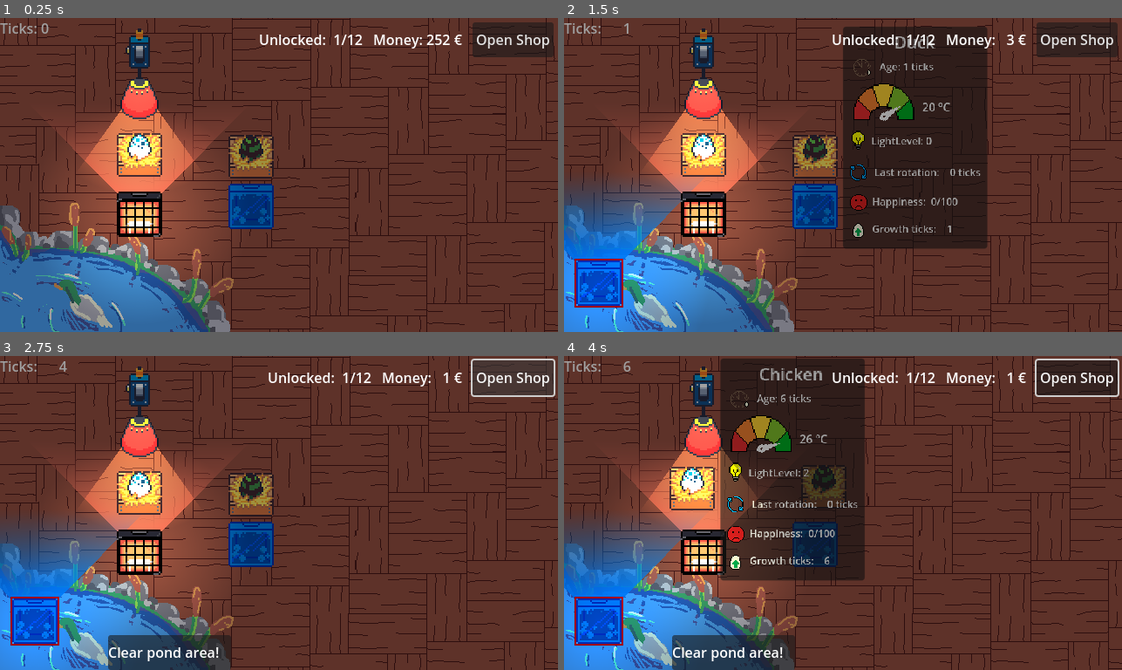
Above: before the commit, frames 1-4 (two rows, left to right).
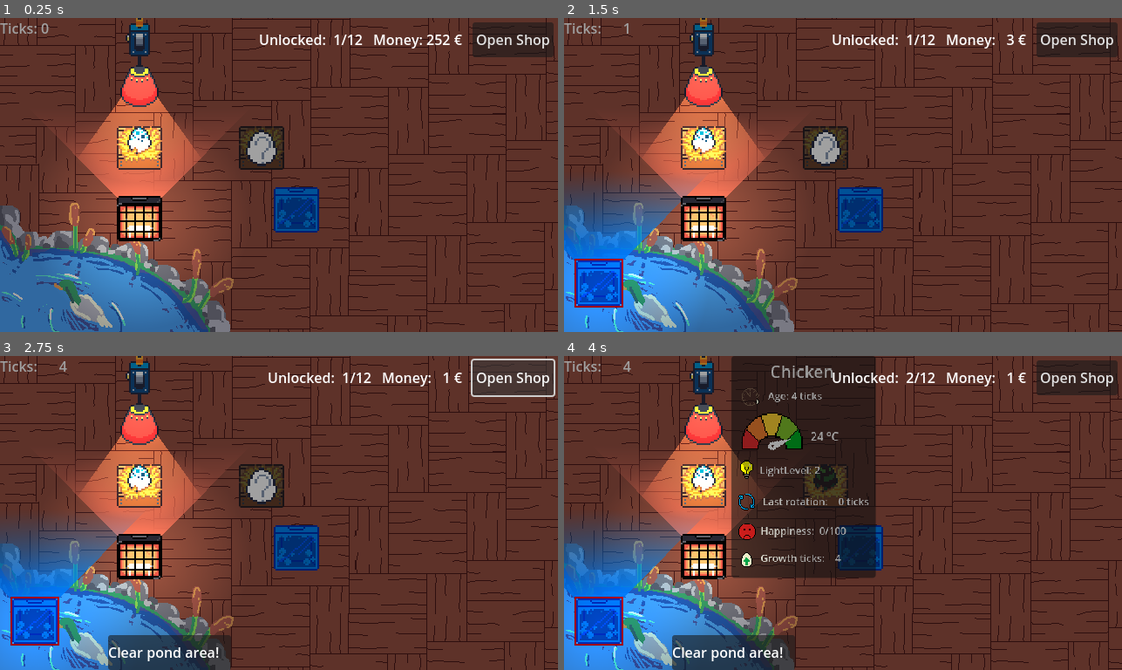
Above: after the commit, the same moments.

Repository: Chris-GW/eggs_incubation_station
Game: Godot game, scene res://main.tscn
The game is run twice, just before and just after one commit, with the same random seed, the same clock (stepped at 60 frames per second) and the same inputs. Sound files missing from this copy of the repository are replaced by a short silence.
Inputs (mouse positions are in pixels of both pictures, inside the frame that each line leads up to):
- Up to frame 1 (0.25 s): no input
- Up to frame 2 (1.5 s): click "Open Shop" at 0.5 s; click (826, 146) at 1.27 s
- Up to frame 3 (2.75 s): click "Open Shop" at 2 s
- Up to frame 4 (4 s): click (826, 484) at 2.77 s; click (681, 484) at 3.5 s, where only the run after the commit has a clickable "choose"

The runs differ from the first frame. In frame 1, 7.8% of the frame differs, in the area x 10-58%, y 0-72%; in frame 2, 23%, in the area x 10-76%, y 0-74%; in frame 3, 7.8%; in frame 4, 12%.

Commit message:
fix turtle, lion and cat. Little starting map changes. map snap to 5 pixel

Diff:
--- a/main.tscn
+++ b/main.tscn
@@ -1,11 +1,10 @@
-[gd_scene load_steps=11 format=3 uid="uid://dfyxn8l8uy0hm"]
+[gd_scene load_steps=10 format=3 uid="uid://dfyxn8l8uy0hm"]
 
 [ext_resource type="Script" uid="uid://jvepttfn2388" path="res://scripts/main.gd" id="1_ig7tw"]
 [ext_resource type="PackedScene" uid="uid://b7xwoymju70oo" path="res://scenes/incubation_station.tscn" id="2_0xm2m"]
 [ext_resource type="Texture2D" uid="uid://dd8oevjpleq1c" path="res://assets/egg_bg_game_jam_July_2025.png" id="2_efxa6"]
 [ext_resource type="Resource" uid="uid://igwpka7ehvvf" path="res://scripts/egg_creatures/creature_chicken.tres" id="3_1bvp3"]
 [ext_resource type="PackedScene" uid="uid://bb2c5mlyg7sy4" path="res://scenes/devices/heater.tscn" id="3_h2yge"]
-[ext_resource type="Resource" uid="uid://5hgtftfyu4uv" path="res://scripts/egg_creatures/creature_duck.tres" id="4_lquwl"]
 [ext_resource type="PackedScene" uid="uid://m7nn74deuc3m" path="res://scenes/devices/hanging_lamp.tscn" id="6_7mycd"]
 [ext_resource type="PackedScene" uid="uid://brnwpac523qw7" path="res://scenes/devices/cooler.tscn" id="7_272bh"]
 [ext_resource type="PackedScene" uid="uid://dv57jw1jlbgw" path="res://scenes/shop/device_shop.tscn" id="9_kek77"]
@@ -37,22 +36,21 @@
 [node name="Map" type="Node2D" parent="."]
 
 [node name="IncubationStation1" parent="Map" instance=ExtResource("2_0xm2m")]
-position = Vector2(160, 158)
+position = Vector2(160, 150)
 starting_egg_creature = ExtResource("3_1bvp3")
 
 [node name="IncubationStation2" parent="Map" instance=ExtResource("2_0xm2m")]
-position = Vector2(288, 160)
-starting_egg_creature = ExtResource("4_lquwl")
+position = Vector2(300, 150)
 
 [node name="Heater" parent="Map" instance=ExtResource("3_h2yge")]
-position = Vector2(160, 225)
+position = Vector2(160, 230)
+
+[node name="Cooler" parent="Map" instance=ExtResource("7_272bh")]
+position = Vector2(340, 220)
+enabled = false
 
 [node name="HangingLamp" parent="Map" instance=ExtResource("6_7mycd")]
-position = Vector2(160, 64)
-
-[node name="Cooler" parent="Map" instance=ExtResource("7_272bh")]
-position = Vector2(288, 216)
-enabled = false
+position = Vector2(160, 50)
 
 [node name="GameTickTimer" type="Timer" parent="."]
 wait_time = 0.5
--- a/scripts/devices/draggable.gd
+++ b/scripts/devices/draggable.gd
@@ -4,7 +4,7 @@
 signal dragg_started
 signal dragg_ended
 
-const MAP_SNAP := 10.0
+const MAP_SNAP := 5.0
 const MAP_BOARDER := Vector2.ONE * 20.0
 const MIN_MAP_POSITION := Vector2.ZERO + MAP_BOARDER
 const MAX_MAP_POSITION := Vector2(640.0, 360.0) - MAP_BOARDER
--- a/scripts/egg_creatures/creature_cat.tres
+++ b/scripts/egg_creatures/creature_cat.tres
@@ -4,67 +4,67 @@
 [ext_resource type="Texture2D" uid="uid://cxtliepbtfjd6" path="res://assets/eggs/Creatures Color.png" id="2_yjov8"]
 [ext_resource type="Texture2D" uid="uid://db3gu7d6rsodx" path="res://assets/eggs/Colorful.png" id="3_7ll81"]
 
-[sub_resource type="AtlasTexture" id="AtlasTexture_i4m6e"]
+[sub_resource type="AtlasTexture" id="AtlasTexture_08q7o"]
 atlas = ExtResource("2_yjov8")
-region = Rect2(0, 0, 18, 16)
+region = Rect2(18, 0, 18, 16)
 
-[sub_resource type="AtlasTexture" id="AtlasTexture_0embw"]
+[sub_resource type="AtlasTexture" id="AtlasTexture_yjov8"]
 atlas = ExtResource("3_7ll81")
-region = Rect2(0, 16, 16, 16)
+region = Rect2(0, 304, 16, 16)
 
-[sub_resource type="AtlasTexture" id="AtlasTexture_2axbv"]
+[sub_resource type="AtlasTexture" id="AtlasTexture_7ll81"]
 atlas = ExtResource("3_7ll81")
-region = Rect2(16, 16, 16, 16)
+region = Rect2(16, 304, 16, 16)
 
-[sub_resource type="AtlasTexture" id="AtlasTexture_uabnv"]
+[sub_resource type="AtlasTexture" id="AtlasTexture_sovga"]
 atlas = ExtResource("3_7ll81")
-region = Rect2(32, 16, 16, 16)
+region = Rect2(32, 304, 16, 16)
 
-[sub_resource type="AtlasTexture" id="AtlasTexture_c605h"]
+[sub_resource type="AtlasTexture" id="AtlasTexture_kg85p"]
 atlas = ExtResource("3_7ll81")
-region = Rect2(48, 16, 16, 16)
+region = Rect2(48, 304, 16, 16)
 
-[sub_resource type="AtlasTexture" id="AtlasTexture_eu0v8"]
+[sub_resource type="AtlasTexture" id="AtlasTexture_b72yv"]
 atlas = ExtResource("3_7ll81")
-region = Rect2(64, 16, 16, 16)
+region = Rect2(64, 304, 16, 16)
 
-[sub_resource type="AtlasTexture" id="AtlasTexture_vltrw"]
+[sub_resource type="AtlasTexture" id="AtlasTexture_6nkgw"]
 atlas = ExtResource("3_7ll81")
-region = Rect2(80, 16, 16, 16)
+region = Rect2(80, 304, 16, 16)
 
-[sub_resource type="AtlasTexture" id="AtlasTexture_t36fo"]
+[sub_resource type="AtlasTexture" id="AtlasTexture_w8c7q"]
 atlas = ExtResource("3_7ll81")
-region = Rect2(96, 16, 16, 16)
+region = Rect2(96, 304, 16, 16)
 
-[sub_resource type="AtlasTexture" id="AtlasTexture_r8mrl"]
+[sub_resource type="AtlasTexture" id="AtlasTexture_o5g1h"]
 atlas = ExtResource("3_7ll81")
-region = Rect2(112, 16, 16, 16)
+region = Rect2(112, 304, 16, 16)
 
-[sub_resource type="AtlasTexture" id="AtlasTexture_46037"]
+[sub_resource type="AtlasTexture" id="AtlasTexture_sph5f"]
 atlas = ExtResource("3_7ll81")
-region = Rect2(128, 16, 16, 16)
+region = Rect2(128, 304, 16, 16)
 
-[sub_resource type="AtlasTexture" id="AtlasTexture_nq0ts"]
+[sub_resource type="AtlasTexture" id="AtlasTexture_ing3w"]
 atlas = ExtResource("3_7ll81")
-region = Rect2(144, 16, 16, 16)
+region = Rect2(144, 304, 16, 16)
 
-[sub_resource type="AtlasTexture" id="AtlasTexture_yflqx"]
+[sub_resource type="AtlasTexture" id="AtlasTexture_grf1g"]
 atlas = ExtResource("3_7ll81")
-region = Rect2(160, 16, 16, 16)
+region = Rect2(160, 304, 16, 16)
 
-[sub_resource type="AtlasTexture" id="AtlasTexture_81p00"]
+[sub_resource type="AtlasTexture" id="AtlasTexture_vyxmp"]
 atlas = ExtResource("3_7ll81")
-region = Rect2(176, 16, 16, 16)
+region = Rect2(176, 304, 16, 16)
 
-[sub_resource type="AtlasTexture" id="AtlasTexture_q7o7c"]
+[sub_resource type="AtlasTexture" id="AtlasTexture_l5jsr"]
 atlas = ExtResource("3_7ll81")
-region = Rect2(192, 16, 16, 16)
+region = Rect2(192, 304, 16, 16)
 
-[sub_resource type="SpriteFrames" id="SpriteFrames_08q7o"]
+[sub_resource type="SpriteFrames" id="SpriteFrames_f5pse"]
 animations = [{
 "frames": [{
 "duration": 1.0,
-"texture": SubResource("AtlasTexture_i4m6e")
+"texture": SubResource("AtlasTexture_08q7o")
 }],
 "loop": true,
 "name": &"creature",
@@ -72,43 +72,43 @@
 }, {
 "frames": [{
 "duration": 1.0,
-"texture": SubResource("AtlasTexture_0embw")
+"texture": SubResource("AtlasTexture_yjov8")
 }, {
 "duration": 1.0,
-"texture": SubResource("AtlasTexture_2axbv")
+"texture": SubResource("AtlasTexture_7ll81")
 }, {
 "duration": 1.0,
-"texture": SubResource("AtlasTexture_uabnv")
+"texture": SubResource("AtlasTexture_sovga")
 }, {
 "duration": 1.0,
-"texture": SubResource("AtlasTexture_c605h")
+"texture": SubResource("AtlasTexture_kg85p")
 }, {
 "duration": 1.0,
-"texture": SubResource("AtlasTexture_eu0v8")
+"texture": SubResource("AtlasTexture_b72yv")
 }, {
 "duration": 1.0,
-"texture": SubResource("AtlasTexture_vltrw")
+"texture": SubResource("AtlasTexture_6nkgw")
 }, {
 "duration": 1.0,
-"texture": SubResource("AtlasTexture_t36fo")
+"texture": SubResource("AtlasTexture_w8c7q")
 }, {
 "duration": 1.0,
-"texture": SubResource("AtlasTexture_r8mrl")
+"texture": SubResource("AtlasTexture_o5g1h")
 }, {
 "duration": 1.0,
-"texture": SubResource("AtlasTexture_46037")
+"texture": SubResource("AtlasTexture_sph5f")
 }, {
 "duration": 1.0,
-"texture": SubResource("AtlasTexture_nq0ts")
+"texture": SubResource("AtlasTexture_ing3w")
 }, {
 "duration": 1.0,
-"texture": SubResource("AtlasTexture_yflqx")
+"texture": SubResource("AtlasTexture_grf1g")
 }, {
 "duration": 1.0,
-"texture": SubResource("AtlasTexture_81p00")
+"texture": SubResource("AtlasTexture_vyxmp")
 }, {
 "duration": 1.0,
-"texture": SubResource("AtlasTexture_q7o7c")
+"texture": SubResource("AtlasTexture_l5jsr")
 }],
 "loop": true,
 "name": &"egg",
--- a/scripts/egg_creatures/creature_lion.tres
+++ b/scripts/egg_creatures/creature_lion.tres
@@ -4,9 +4,9 @@
 [ext_resource type="Texture2D" uid="uid://cxtliepbtfjd6" path="res://assets/eggs/Creatures Color.png" id="2_btf7q"]
 [ext_resource type="Texture2D" uid="uid://db3gu7d6rsodx" path="res://assets/eggs/Colorful.png" id="3_vsl3l"]
 
-[sub_resource type="AtlasTexture" id="AtlasTexture_21i8b"]
+[sub_resource type="AtlasTexture" id="AtlasTexture_56myv"]
 atlas = ExtResource("2_btf7q")
-region = Rect2(0, 32, 18, 16)
+region = Rect2(18, 32, 18, 16)
 
 [sub_resource type="AtlasTexture" id="AtlasTexture_xbjme"]
 atlas = ExtResource("3_vsl3l")
@@ -64,7 +64,7 @@
 animations = [{
 "frames": [{
 "duration": 1.0,
-"texture": SubResource("AtlasTexture_21i8b")
+"texture": SubResource("AtlasTexture_56myv")
 }],
 "loop": true,
 "name": &"creature",
--- a/scripts/egg_creatures/creature_turtle.tres
+++ b/scripts/egg_creatures/creature_turtle.tres
@@ -4,67 +4,67 @@
 [ext_resource type="Texture2D" uid="uid://cxtliepbtfjd6" path="res://assets/eggs/Creatures Color.png" id="2_2lhgw"]
 [ext_resource type="Texture2D" uid="uid://db3gu7d6rsodx" path="res://assets/eggs/Colorful.png" id="3_xpqec"]
 
-[sub_resource type="AtlasTexture" id="AtlasTexture_i4m6e"]
+[sub_resource type="AtlasTexture" id="AtlasTexture_g3uog"]
 atlas = ExtResource("2_2lhgw")
-region = Rect2(0, 0, 18, 16)
+region = Rect2(36, 0, 18, 16)
 
-[sub_resource type="AtlasTexture" id="AtlasTexture_0embw"]
+[sub_resource type="AtlasTexture" id="AtlasTexture_2lhgw"]
 atlas = ExtResource("3_xpqec")
-region = Rect2(0, 16, 16, 16)
+region = Rect2(0, 464, 16, 16)
 
-[sub_resource type="AtlasTexture" id="AtlasTexture_2axbv"]
+[sub_resource type="AtlasTexture" id="AtlasTexture_xpqec"]
 atlas = ExtResource("3_xpqec")
-region = Rect2(16, 16, 16, 16)
+region = Rect2(16, 464, 16, 16)
 
-[sub_resource type="AtlasTexture" id="AtlasTexture_uabnv"]
+[sub_resource type="AtlasTexture" id="AtlasTexture_4lpk5"]
 atlas = ExtResource("3_xpqec")
-region = Rect2(32, 16, 16, 16)
+region = Rect2(32, 464, 16, 16)
 
-[sub_resource type="AtlasTexture" id="AtlasTexture_c605h"]
+[sub_resource type="AtlasTexture" id="AtlasTexture_dcojk"]
 atlas = ExtResource("3_xpqec")
-region = Rect2(48, 16, 16, 16)
+region = Rect2(48, 464, 16, 16)
 
-[sub_resource type="AtlasTexture" id="AtlasTexture_eu0v8"]
+[sub_resource type="AtlasTexture" id="AtlasTexture_8oqm0"]
 atlas = ExtResource("3_xpqec")
-region = Rect2(64, 16, 16, 16)
+region = Rect2(64, 464, 16, 16)
 
-[sub_resource type="AtlasTexture" id="AtlasTexture_vltrw"]
+[sub_resource type="AtlasTexture" id="AtlasTexture_x2b42"]
 atlas = ExtResource("3_xpqec")
-region = Rect2(80, 16, 16, 16)
+region = Rect2(80, 464, 16, 16)
 
-[sub_resource type="AtlasTexture" id="AtlasTexture_t36fo"]
+[sub_resource type="AtlasTexture" id="AtlasTexture_krfmn"]
 atlas = ExtResource("3_xpqec")
-region = Rect2(96, 16, 16, 16)
+region = Rect2(96, 464, 16, 16)
 
-[sub_resource type="AtlasTexture" id="AtlasTexture_r8mrl"]
+[sub_resource type="AtlasTexture" id="AtlasTexture_y2pcg"]
 atlas = ExtResource("3_xpqec")
-region = Rect2(112, 16, 16, 16)
+region = Rect2(112, 464, 16, 16)
 
-[sub_resource type="AtlasTexture" id="AtlasTexture_46037"]
+[sub_resource type="AtlasTexture" id="AtlasTexture_4l1ne"]
 atlas = ExtResource("3_xpqec")
-region = Rect2(128, 16, 16, 16)
+region = Rect2(128, 464, 16, 16)
 
-[sub_resource type="AtlasTexture" id="AtlasTexture_nq0ts"]
+[sub_resource type="AtlasTexture" id="AtlasTexture_enngi"]
 atlas = ExtResource("3_xpqec")
-region = Rect2(144, 16, 16, 16)
+region = Rect2(144, 464, 16, 16)
 
-[sub_resource type="AtlasTexture" id="AtlasTexture_yflqx"]
+[sub_resource type="AtlasTexture" id="AtlasTexture_w2p6w"]
 atlas = ExtResource("3_xpqec")
-region = Rect2(160, 16, 16, 16)
+region = Rect2(160, 464, 16, 16)
 
-[sub_resource type="AtlasTexture" id="AtlasTexture_81p00"]
+[sub_resource type="AtlasTexture" id="AtlasTexture_aqq2y"]
 atlas = ExtResource("3_xpqec")
-region = Rect2(176, 16, 16, 16)
+region = Rect2(176, 464, 16, 16)
 
-[sub_resource type="AtlasTexture" id="AtlasTexture_q7o7c"]
+[sub_resource type="AtlasTexture" id="AtlasTexture_iiybf"]
 atlas = ExtResource("3_xpqec")
-region = Rect2(192, 16, 16, 16)
+region = Rect2(192, 464, 16, 16)
 
-[sub_resource type="SpriteFrames" id="SpriteFrames_g3uog"]
+[sub_resource type="SpriteFrames" id="SpriteFrames_eathb"]
 animations = [{
 "frames": [{
 "duration": 1.0,
-"texture": SubResource("AtlasTexture_i4m6e")
+"texture": SubResource("AtlasTexture_g3uog")
 }],
 "loop": true,
 "name": &"creature",
@@ -72,45 +72,45 @@
 }, {
 "frames": [{
 "duration": 1.0,
-"texture": SubResource("AtlasTexture_0embw")
+"texture": SubResource("AtlasTexture_2lhgw")
 }, {
 "duration": 1.0,
-"texture": SubResource("AtlasTexture_2axbv")
+"texture": SubResource("AtlasTexture_xpqec")
 }, {
 "duration": 1.0,
-"texture": SubResource("AtlasTexture_uabnv")
+"texture": SubResource("AtlasTexture_4lpk5")
 }, {
 "duration": 1.0,
-"texture": SubResource("AtlasTexture_c605h")
+"texture": SubResource("AtlasTexture_dcojk")
 }, {
 "duration": 1.0,
-"texture": SubResource("AtlasTexture_eu0v8")
+"texture": SubResource("AtlasTexture_8oqm0")
 }, {
 "duration": 1.0,
-"texture": SubResource("AtlasTexture_vltrw")
+"texture": SubResource("AtlasTexture_x2b42")
 }, {
 "duration": 1.0,
-"texture": SubResource("AtlasTexture_t36fo")
+"texture": SubResource("AtlasTexture_krfmn")
 }, {
 "duration": 1.0,
-"texture": SubResource("AtlasTexture_r8mrl")
+"texture": SubResource("AtlasTexture_y2pcg")
 }, {
 "duration": 1.0,
-"texture": SubResource("AtlasTexture_46037")
+"texture": SubResource("AtlasTexture_4l1ne")
 }, {
 "duration": 1.0,
-"texture": SubResource("AtlasTexture_nq0ts")
+"texture": SubResource("AtlasTexture_enngi")
 }, {
 "duration": 1.0,
-"texture": SubResource("AtlasTexture_yflqx")
+"texture": SubResource("AtlasTexture_w2p6w")
 }, {
 "duration": 1.0,
-"texture": SubResource("AtlasTexture_81p00")
+"texture": SubResource("AtlasTexture_aqq2y")
 }, {
 "duration": 1.0,
-"texture": SubResource("AtlasTexture_q7o7c")
+"texture": SubResource("AtlasTexture_iiybf")
 }],
-"loop": true,
+"loop": false,
 "name": &"egg",
 "speed": 5.0
 }]
@@ -120,7 +120,7 @@
 script = ExtResource("1_g3uog")
 name = "Turtle"
 description = "A Turtle likes it cold"
-sprites = SubResource("SpriteFrames_g3uog")
+sprites = SubResource("SpriteFrames_eathb")
 preferred_temp_range = Vector2(15, 4)
 preferred_light_level = 0
 preferred_rotation_interval = 16
Not shown: 2 places in scripts/egg_creatures/creature_bison.tres that only renumber resources
Not shown: 1 places in scripts/egg_creatures/creature_cat.tres that only renumber resources
